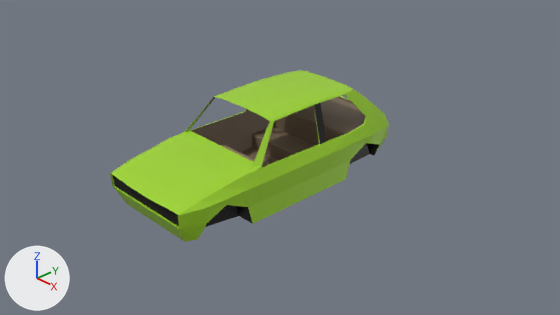
Two versions of the Blender file Assets/Models/Cars/volkswagen-golf-mki-low-poly/source/Volks_Golf_Custom.blend, one commit apart.
Before and after are seen from the file's camera 'Camera'. Every picture has the same lights, and +X, +Y and +Z are marked at lower left. The same objects are shown in both versions, whatever each file hides.

In view in the first picture: 'Body'.
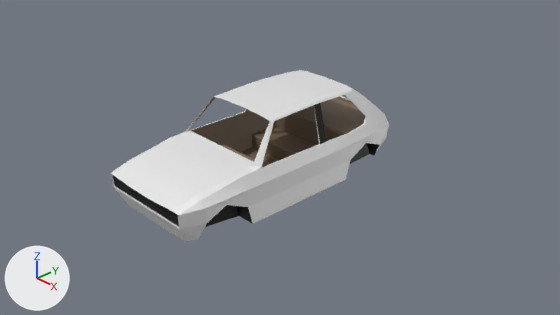
Boxes (x1, y1, x2, y2) around the edits, measured in the pictures (560 x 315 px):
'Body', recoloured (green to white): (110, 70, 389, 242) in both

Edits to the bpy script that builds the scene:
```text
Change mat_material_015:
    remove # nodes: BsdfPrincipled, OutputMaterial
    remove # colours: green #9ed527
    nodes: BsdfPrincipled x2, MixShader, OutputMaterial
    colours: white #ffffff
```
